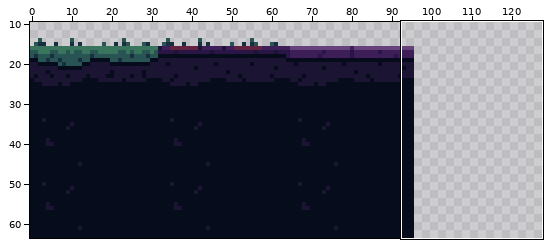
Two states of a pixel-art file, assets/images/dirt.aseprite. Above: a wide view before the commit, with the close-up outlined.
Close-up. The starting point:
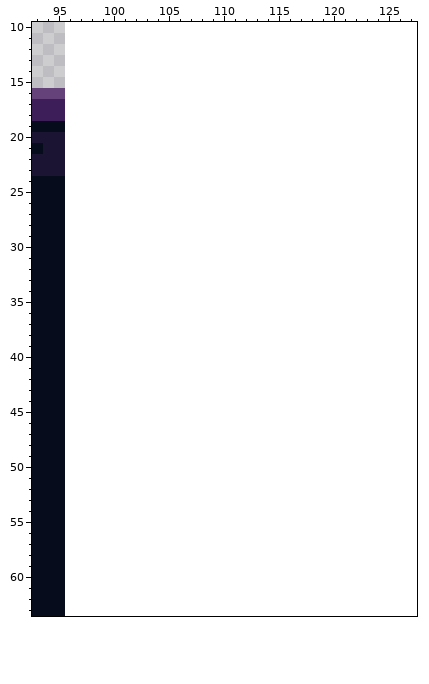
96x64 pixels, 1 frame. Shown: x 93..127, y 10..63. The old version is drawn lined up with the new one, on the new canvas. The wide view leaves out empty margins.
Once edited:
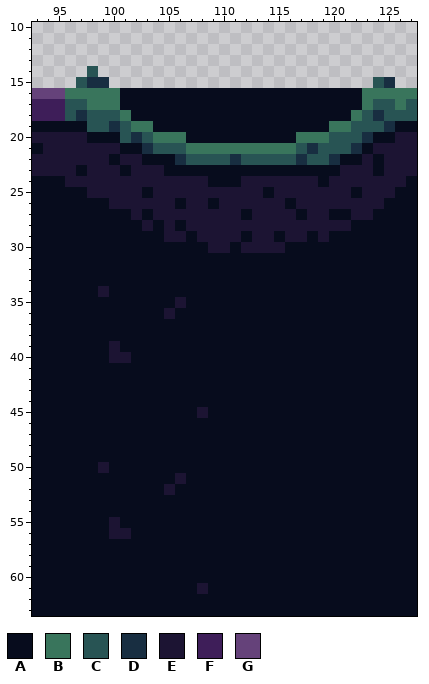
Palette (. is transparent): A #070c1d  B #39755c  C #285454  D #182e41  E #1c1433  F #3e1e59  G #65427a
Changes in this commit:
canvas 96x64 -> 128x64
y 14: x 98 . -> C
y 15: x 97..99 ... -> CDD; x 124..125 .. -> CD
y 16: x 96..127 ................................ -> BBBBBAAAAAAAAAAAAAAAAAAAAAABBBBB
y 17: x 96..127 ................................ -> CCBBBAAAAAAAAAAAAAAAAAAAAAABCCBC
y 18: x 96..127 ................................ -> CDCCCBAAAAAAAAAAAAAAAAAAAABCDCCC
y 19: x 96..127 ................................ -> AACCDCBBAAAAAAAAAAAAAAAABBCCCDAA
y 20: x 96..127 ................................ -> EEAAACDCBBBAAAAAAAAAABBBCCCDAAEE
y 21: x 96..127 ................................ -> EEEEEAADCCCBBBBBBBBBBCDCCCDAEEEE
y 22: x 96..127 ................................ -> EEEEAEEAAADCCCCDCCCCCDCCDAAEAEEE
y 23: x 96..127 ................................ -> EAEEEAEEEAAAAAAAAAAAAAAAAEEEAEEE
y 24: x 96..127 ................................ -> EEEEEEEEEEEEEAAAEEEEEEEAEEEEEEEA
y 25: x 96..127 ................................ -> AAEEEEEAEEEEEEEEEEAEEEEEEEAEEEAA
y 26: x 96..127 ................................ -> AAAAEEEEEEAEEAEEEEEEAEEEEEEEEAAA
y 27: x 96..127 ................................ -> AAAAAAEAEEEEEEEEAEEEEAEEAAEEAAAA
y 28: x 96..127 ................................ -> AAAAAAAEAEAEEEEEEEEEEEEEEEAAAAAA
y 29: x 96..127 ................................ -> AAAAAAAAAEEAEEEEAEEAEEAEAAAAAAAA
y 30: x 96..127 ................................ -> AAAAAAAAAAAAAEEAEEEEAAAAAAAAAAAA
y 31..33: x 96..127 ................................ -> AAAAAAAAAAAAAAAAAAAAAAAAAAAAAAAA
y 34: x 96..127 ................................ -> AAAEAAAAAAAAAAAAAAAAAAAAAAAAAAAA
y 35: x 96..127 ................................ -> AAAAAAAAAAEAAAAAAAAAAAAAAAAAAAAA
y 36: x 96..127 ................................ -> AAAAAAAAAEAAAAAAAAAAAAAAAAAAAAAA
y 37..38: x 96..127 ................................ -> AAAAAAAAAAAAAAAAAAAAAAAAAAAAAAAA
y 39: x 96..127 ................................ -> AAAAEAAAAAAAAAAAAAAAAAAAAAAAAAAA
y 40: x 96..127 ................................ -> AAAAEEAAAAAAAAAAAAAAAAAAAAAAAAAA
y 41..44: x 96..127 ................................ -> AAAAAAAAAAAAAAAAAAAAAAAAAAAAAAAA
y 45: x 96..127 ................................ -> AAAAAAAAAAAAEAAAAAAAAAAAAAAAAAAA
y 46..49: x 96..127 ................................ -> AAAAAAAAAAAAAAAAAAAAAAAAAAAAAAAA
y 50: x 96..127 ................................ -> AAAEAAAAAAAAAAAAAAAAAAAAAAAAAAAA
y 51: x 96..127 ................................ -> AAAAAAAAAAEAAAAAAAAAAAAAAAAAAAAA
y 52: x 96..127 ................................ -> AAAAAAAAAEAAAAAAAAAAAAAAAAAAAAAA
y 53..54: x 96..127 ................................ -> AAAAAAAAAAAAAAAAAAAAAAAAAAAAAAAA
y 55: x 96..127 ................................ -> AAAAEAAAAAAAAAAAAAAAAAAAAAAAAAAA
y 56: x 96..127 ................................ -> AAAAEEAAAAAAAAAAAAAAAAAAAAAAAAAA
y 57..60: x 96..127 ................................ -> AAAAAAAAAAAAAAAAAAAAAAAAAAAAAAAA
y 61: x 96..127 ................................ -> AAAAAAAAAAAAEAAAAAAAAAAAAAAAAAAA
y 62..63: x 96..127 ................................ -> AAAAAAAAAAAAAAAAAAAAAAAAAAAAAAAA
Changed places in both close-ups, as pixel boxes (x1, y1, x2, y2):
added: (65, 66, 417, 616)
